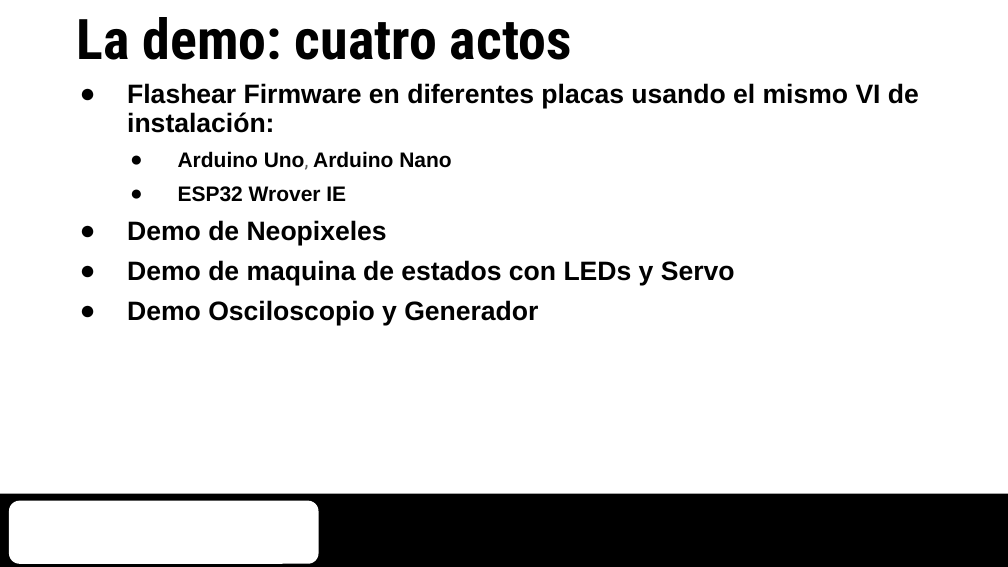
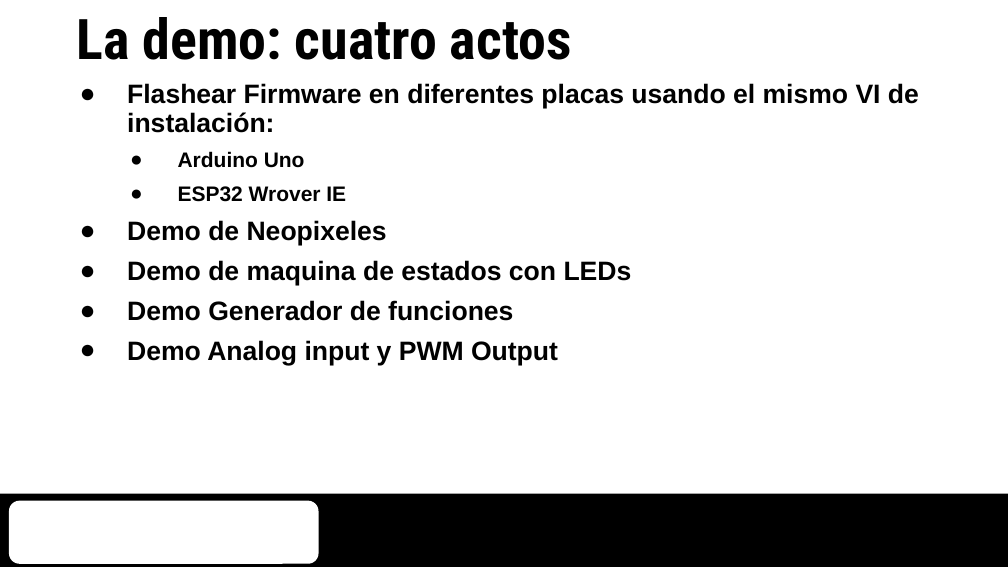
Before and after one commit to PabloJLM/LV_ESP32, a slide deck: slide 12 of Demo Arduino day/LV_ESP32.pptx. Drawn at 1008x567 pixels with LibreOffice and Linux fonts; fonts in the diff are those of the drawing; background and template pictures are left out. Boxes give left, top, right and bottom in pixels: in the first picture for what was removed or moved away, otherwise in the second. Text is boxed around its words. In the diff, an @@ line names an element or a change of style, - is before the commit and + after.

Commit message:
listo arduino day

```diff
--- a/Demo Arduino day/LV_ESP32.pptx
+++ b/Demo Arduino day/LV_ESP32.pptx
@@ text at <box>178,151,305,168</box>: text changed @@
-  ● Arduino Uno, Arduino Nano
+  ● Arduino Uno
@@ text at <box>127,260,632,365</box>: text changed @@
-● Demo de maquina de estados con LEDs y Servo
-● Demo Osciloscopio y Generador
+● Demo de maquina de estados con LEDs
+● Demo Generador de funciones
+● Demo Analog input y PWM Output
```
Also in this commit, not shown: 1 other slide changed, 8 other files.
